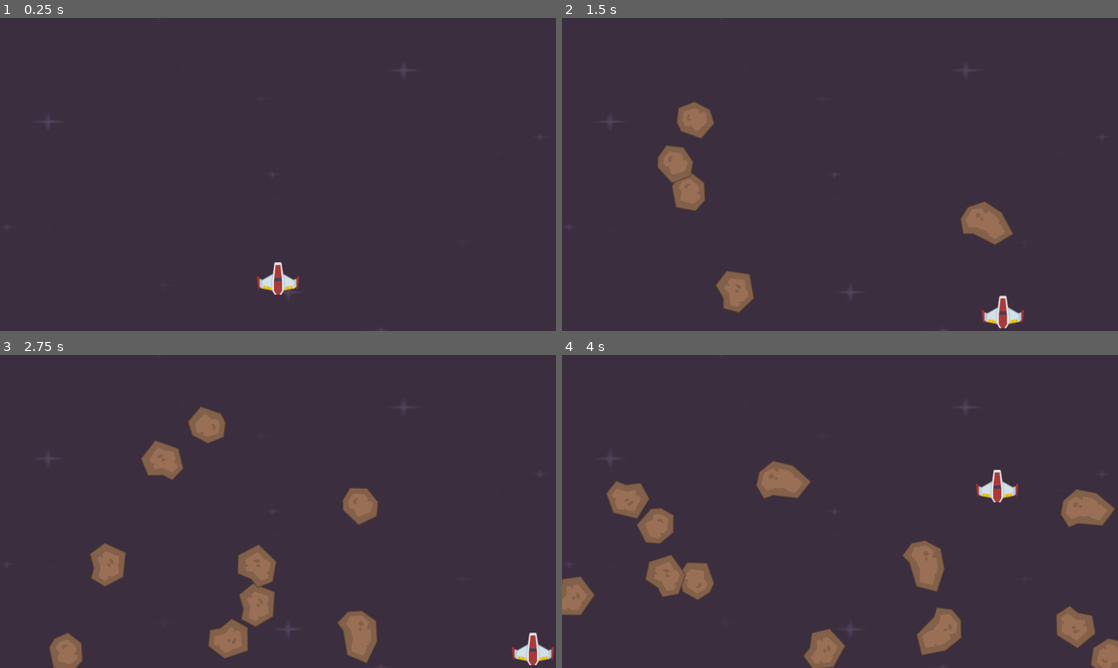
Above: before the commit, frames 1-4 (two rows, left to right).
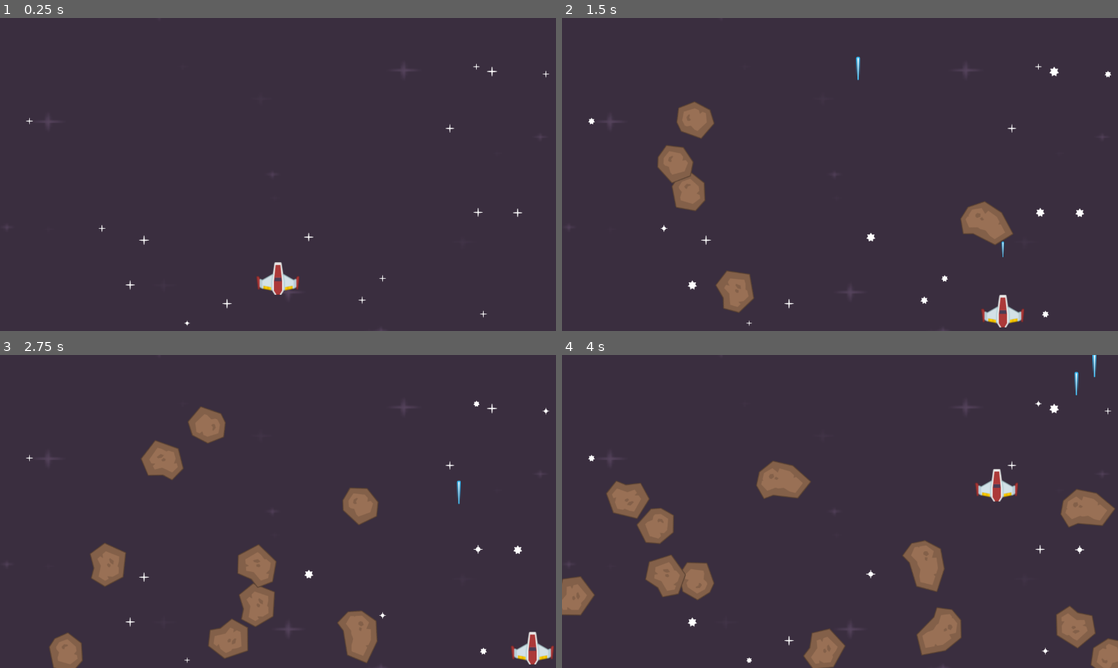
Above: after the commit, the same moments.

Repository: jbmitchell7/Space-Renegades-Redux
Game: Godot game, scene res://level.tscn
Two runs of this game, one before a commit and one after it. Both use one fixed random seed, a clock stepped at 60 frames per second and the inputs below.
Inputs:
- Up to frame 1 (0.25 s): no input
- Up to frame 2 (1.5 s): hold D (right) 0.53-1.28 s; tap Space (shoot, bound only after the commit) at 0.6, 1.35 s; hold S (down) from 1.28 s (still down)
- Up to frame 3 (2.75 s): release S (down) at 2.03 s; hold D (right) from 2.03 s (still down); tap Space (shoot, bound only after the commit) at 2.1 s
- Up to frame 4 (4 s): release D (right) at 2.78 s; hold W (up) 2.78-3.53 s; tap Space (shoot, bound only after the commit) at 2.85, 3.6 s; hold A (left) from 3.53 s (still down)

The runs differ from the first frame. In frame 1, 0.2% of the frame differs, in the area x 4-99%, y 14-99%; in frame 2, 0.5%, in the area x 4-99%, y 12-100%; in frame 3, 0.4%; in frame 4, 0.5%.

Commit message:
add animations

Diff:
--- /dev/null
+++ b/laser.gd
@@ -0,0 +1,11 @@
+extends Area2D
+
+@export var speed = 500
+
+func _ready() -> void:
+	var tween = create_tween()
+	tween.tween_property($Sprite2D, 'scale', Vector2(1, 1), 0.2).from(Vector2(0,0))
+
+# Called every frame. 'delta' is the elapsed time since the previous frame.
+func _process(delta: float) -> void:
+	position.y -= speed * delta
--- a/laser.tscn
+++ b/laser.tscn
@@ -1,6 +1,7 @@
-[gd_scene load_steps=3 format=3 uid="uid://bcr2f1eeboly4"]
+[gd_scene load_steps=4 format=3 uid="uid://bcr2f1eeboly4"]
 
 [ext_resource type="Texture2D" uid="uid://ctqycjs8r117f" path="res://PNG/Lasers/laserBlue01.png" id="1_70sp4"]
+[ext_resource type="Script" path="res://laser.gd" id="1_qwe3d"]
 
 [sub_resource type="RectangleShape2D" id="RectangleShape2D_5e6ko"]
 size = Vector2(10, 54)
@@ -8,6 +9,7 @@
 [node name="Laser" type="Area2D"]
 collision_layer = 8
 collision_mask = 2
+script = ExtResource("1_qwe3d")
 
 [node name="Sprite2D" type="Sprite2D" parent="."]
 texture = ExtResource("1_70sp4")
--- a/level.gd
+++ b/level.gd
@@ -2,9 +2,32 @@
 
 # load scene
 var meteor_scene: PackedScene = load("res://meteor.tscn")
+var laser_scene: PackedScene = load("res://laser.tscn")
+
+func _ready() -> void:
+	var size := get_viewport().get_visible_rect().size
+	var rng := RandomNumberGenerator.new()
+	for star in $Stars.get_children():
+		#position
+		var random_x = rng.randi_range(0, int(size.x))
+		var random_y = rng.randi_range(0, int(size.y))
+		star.position = Vector2(random_x, random_y)
+
+		#scale
+		var random_scale = rng.randf_range(0.5,1)
+		star.scale = Vector2(random_scale, random_scale)
+
+		#animation speed
+		star.speed_scale = rng.randf_range(0.6, 1.4)
 
 func _on_meteor_timer_timeout() -> void:
 	# create instance
 	var meteor = meteor_scene.instantiate()
 	# attach to scene tree
 	$Meteors.add_child(meteor)
+
+
+func _on_player_laser(pos) -> void:
+	var laser = laser_scene.instantiate()
+	$Lasers.add_child(laser)
+	laser.position = pos
--- a/level.tscn
+++ b/level.tscn
@@ -1,8 +1,28 @@
-[gd_scene load_steps=9 format=3 uid="uid://4k7ny8iwvays"]
+[gd_scene load_steps=13 format=3 uid="uid://4k7ny8iwvays"]
 
 [ext_resource type="Texture2D" uid="uid://dxlhmnm2ahl54" path="res://Backgrounds/darkPurple.png" id="1_0agbe"]
 [ext_resource type="PackedScene" uid="uid://7xu6jp87abcv" path="res://player.tscn" id="1_cqlud"]
 [ext_resource type="Script" path="res://level.gd" id="1_k7aow"]
+[ext_resource type="Texture2D" uid="uid://caeetwl28tisk" path="res://PNG/Effects/star1.png" id="4_2ccmd"]
+[ext_resource type="Texture2D" uid="uid://1rmnpp2vc1uw" path="res://PNG/Effects/star2.png" id="5_5so36"]
+[ext_resource type="Texture2D" uid="uid://ulwdhbpwb1yk" path="res://PNG/Effects/star3.png" id="6_ne85f"]
+
+[sub_resource type="SpriteFrames" id="SpriteFrames_xsn14"]
+animations = [{
+"frames": [{
+"duration": 1.0,
+"texture": ExtResource("4_2ccmd")
+}, {
+"duration": 1.0,
+"texture": ExtResource("5_5so36")
+}, {
+"duration": 1.0,
+"texture": ExtResource("6_ne85f")
+}],
+"loop": true,
+"name": &"default",
+"speed": 2.0
+}]
 
 [sub_resource type="RectangleShape2D" id="RectangleShape2D_cvj20"]
 size = Vector2(125.5, 720)
@@ -20,15 +40,6 @@
 script/source = "extends Timer
 
 
-# Called when the node enters the scene tree for the first time.
-func _ready() -> void:
-	pass
-
-# Called every frame. 'delta' is the elapsed time since the previous frame.
-func _process(delta: float) -> void:
-	pass
-
-
 func _on_timeout() -> void:
 	print(\"Meteor\")
 "
@@ -40,6 +51,88 @@
 position = Vector2(635.5, 359.5)
 scale = Vector2(5.31641, 3.11328)
 texture = ExtResource("1_0agbe")
+
+[node name="Stars" type="Node2D" parent="."]
+
+[node name="AnimatedSprite2D" type="AnimatedSprite2D" parent="Stars"]
+sprite_frames = SubResource("SpriteFrames_xsn14")
+autoplay = "default"
+frame_progress = 0.665007
+
+[node name="AnimatedSprite2D2" type="AnimatedSprite2D" parent="Stars"]
+sprite_frames = SubResource("SpriteFrames_xsn14")
+autoplay = "default"
+frame_progress = 0.177109
+
+[node name="AnimatedSprite2D3" type="AnimatedSprite2D" parent="Stars"]
+sprite_frames = SubResource("SpriteFrames_xsn14")
+autoplay = "default"
+frame_progress = 0.177109
+
+[node name="AnimatedSprite2D4" type="AnimatedSprite2D" parent="Stars"]
+sprite_frames = SubResource("SpriteFrames_xsn14")
+autoplay = "default"
+frame_progress = 0.177109
+
+[node name="AnimatedSprite2D5" type="AnimatedSprite2D" parent="Stars"]
+sprite_frames = SubResource("SpriteFrames_xsn14")
+autoplay = "default"
+frame_progress = 0.177109
+
+[node name="AnimatedSprite2D6" type="AnimatedSprite2D" parent="Stars"]
+sprite_frames = SubResource("SpriteFrames_xsn14")
+autoplay = "default"
+frame_progress = 0.177109
+
+[node name="AnimatedSprite2D7" type="AnimatedSprite2D" parent="Stars"]
+sprite_frames = SubResource("SpriteFrames_xsn14")
+autoplay = "default"
+frame_progress = 0.177109
+
+[node name="AnimatedSprite2D8" type="AnimatedSprite2D" parent="Stars"]
+sprite_frames = SubResource("SpriteFrames_xsn14")
+autoplay = "default"
+frame_progress = 0.177109
+
+[node name="AnimatedSprite2D9" type="AnimatedSprite2D" parent="Stars"]
+sprite_frames = SubResource("SpriteFrames_xsn14")
+autoplay = "default"
+frame_progress = 0.177109
+
+[node name="AnimatedSprite2D10" type="AnimatedSprite2D" parent="Stars"]
+sprite_frames = SubResource("SpriteFrames_xsn14")
+autoplay = "default"
+frame_progress = 0.177109
+
+[node name="AnimatedSprite2D11" type="AnimatedSprite2D" parent="Stars"]
+sprite_frames = SubResource("SpriteFrames_xsn14")
+autoplay = "default"
+frame_progress = 0.177109
+
+[node name="AnimatedSprite2D12" type="AnimatedSprite2D" parent="Stars"]
+sprite_frames = SubResource("SpriteFrames_xsn14")
+autoplay = "default"
+frame_progress = 0.177109
+
+[node name="AnimatedSprite2D13" type="AnimatedSprite2D" parent="Stars"]
+sprite_frames = SubResource("SpriteFrames_xsn14")
+autoplay = "default"
+frame_progress = 0.177109
+
+[node name="AnimatedSprite2D14" type="AnimatedSprite2D" parent="Stars"]
+sprite_frames = SubResource("SpriteFrames_xsn14")
+autoplay = "default"
+frame_progress = 0.177109
+
+[node name="AnimatedSprite2D15" type="AnimatedSprite2D" parent="Stars"]
+sprite_frames = SubResource("SpriteFrames_xsn14")
+autoplay = "default"
+frame_progress = 0.177109
+
+[node name="AnimatedSprite2D16" type="AnimatedSprite2D" parent="Stars"]
+sprite_frames = SubResource("SpriteFrames_xsn14")
+autoplay = "default"
+frame_progress = 0.177109
 
 [node name="Player" parent="." instance=ExtResource("1_cqlud")]
 position = Vector2(607, 493)
@@ -81,4 +174,7 @@
 
 [node name="Meteors" type="Node2D" parent="."]
 
+[node name="Lasers" type="Node2D" parent="."]
+
+[connection signal="laser" from="Player" to="." method="_on_player_laser"]
 [connection signal="timeout" from="MeteorTimer" to="." method="_on_meteor_timer_timeout"]
--- a/player.gd
+++ b/player.gd
@@ -2,6 +2,9 @@
 
 # := auto assigns type of int - same as writing var speed: int = 500
 @export var speed := 500
+var can_shoot := true
+
+signal laser(pos)
 
 # Called when the node enters the scene tree for the first time.
 func _ready() -> void:
@@ -10,8 +13,18 @@
 
 # Called every frame. 'delta' is the elapsed time since the previous frame.
 # delta is a fraction that is smaller for higher framerates
-func _process(delta: float) -> void:
+func _process(_delta: float) -> void:
 	# direction vector keymaps are created in Project Settings -> Input Map
 	var direction = Input.get_vector("left", "right", "up", "down")
 	velocity = direction * speed
 	move_and_slide()
+
+	#shoot input
+	if Input.is_action_just_pressed("shoot") and can_shoot:
+		laser.emit($LaserStartPosition.global_position)
+		can_shoot = false
+		$LaserCooldown.start()
+
+
+func _on_laser_cooldown_timeout() -> void:
+	can_shoot = true
--- a/player.tscn
+++ b/player.tscn
@@ -11,4 +11,15 @@
 texture = ExtResource("1_h3pq5")
 
 [node name="CollisionPolygon2D" type="CollisionPolygon2D" parent="."]
+position = Vector2(1, 2)
 polygon = PackedVector2Array(-10, -39, 8, -39, 13, -13, 36, 0, 47, -7, 51, -8, 48, 24, 41, 23, 13, 28, 9, 37, -7, 37, -14, 27, -41, 21, -41, 26, -48, 24, -50, -7, -44, -6, -37, 1, -14, -12, -10, -42)
+
+[node name="LaserStartPosition" type="Marker2D" parent="."]
+position = Vector2(0, -51)
+gizmo_extents = 20.0
+
+[node name="LaserCooldown" type="Timer" parent="."]
+wait_time = 0.5
+one_shot = true
+
+[connection signal="timeout" from="LaserCooldown" to="." method="_on_laser_cooldown_timeout"]
--- a/project.godot
+++ b/project.godot
@@ -46,6 +46,12 @@
 "events": [Object(InputEventKey,"resource_local_to_scene":false,"resource_name":"","device":-1,"window_id":0,"alt_press …(192 unchanged characters)…
 ]
 }
+shoot={
+"deadzone": 0.5,
+"events": [Object(InputEventKey,"resource_local_to_scene":false,"resource_name":"","device":-1,"window_id":0,"alt_pressed":false,"shift_pressed":false,"ctrl_pressed":false,"meta_pressed":false,"pressed":false,"keycode":0,"physical_keycode":32,"key_label":0,"unicode":32,"location":0,"echo":false,"script":null)
+, Object(InputEventMouseButton,"resource_local_to_scene":false,"resource_name":"","device":-1,"window_id":0,"alt_pressed":false,"shift_pressed":false,"ctrl_pressed":false,"meta_pressed":false,"button_mask":1,"position":Vector2(304, 38),"global_position":Vector2(320, 118),"factor":1.0,"button_index":1,"canceled":false,"pressed":true,"double_click":false,"script":null)
+]
+}
 
 [layer_names]
 
